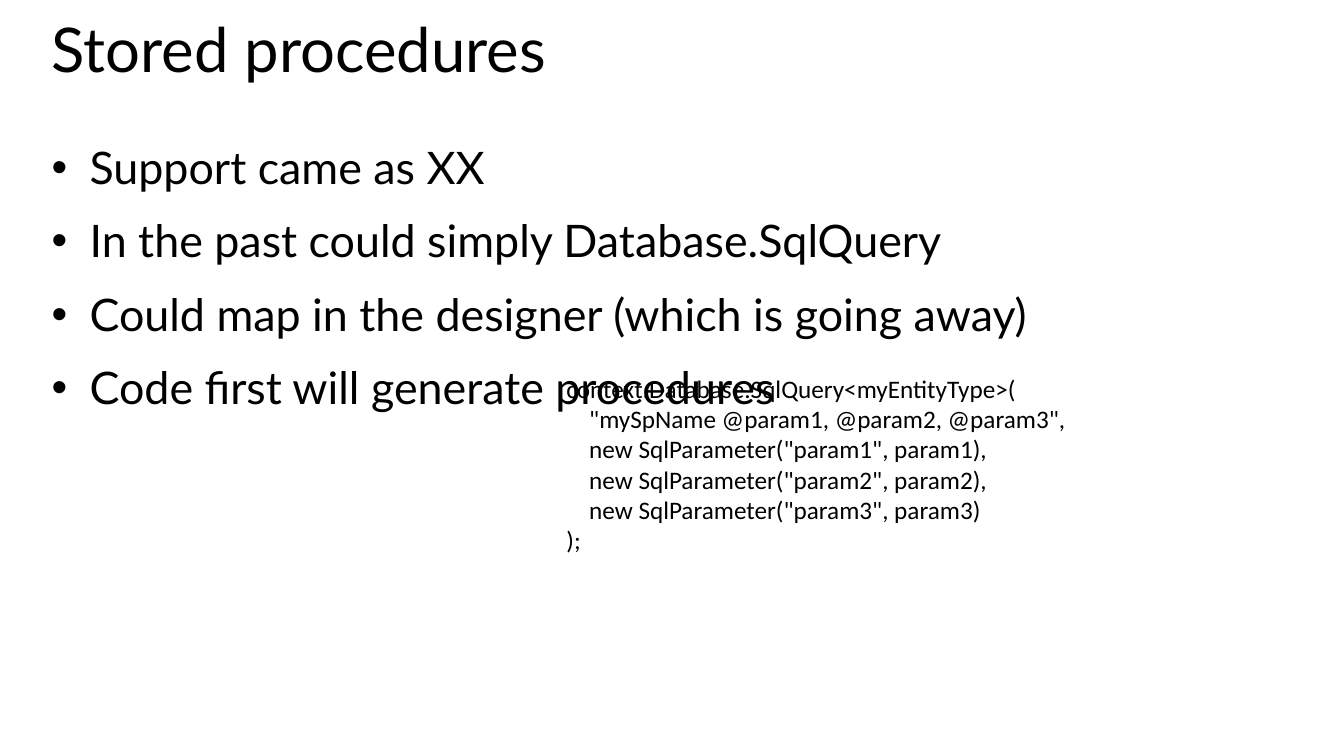
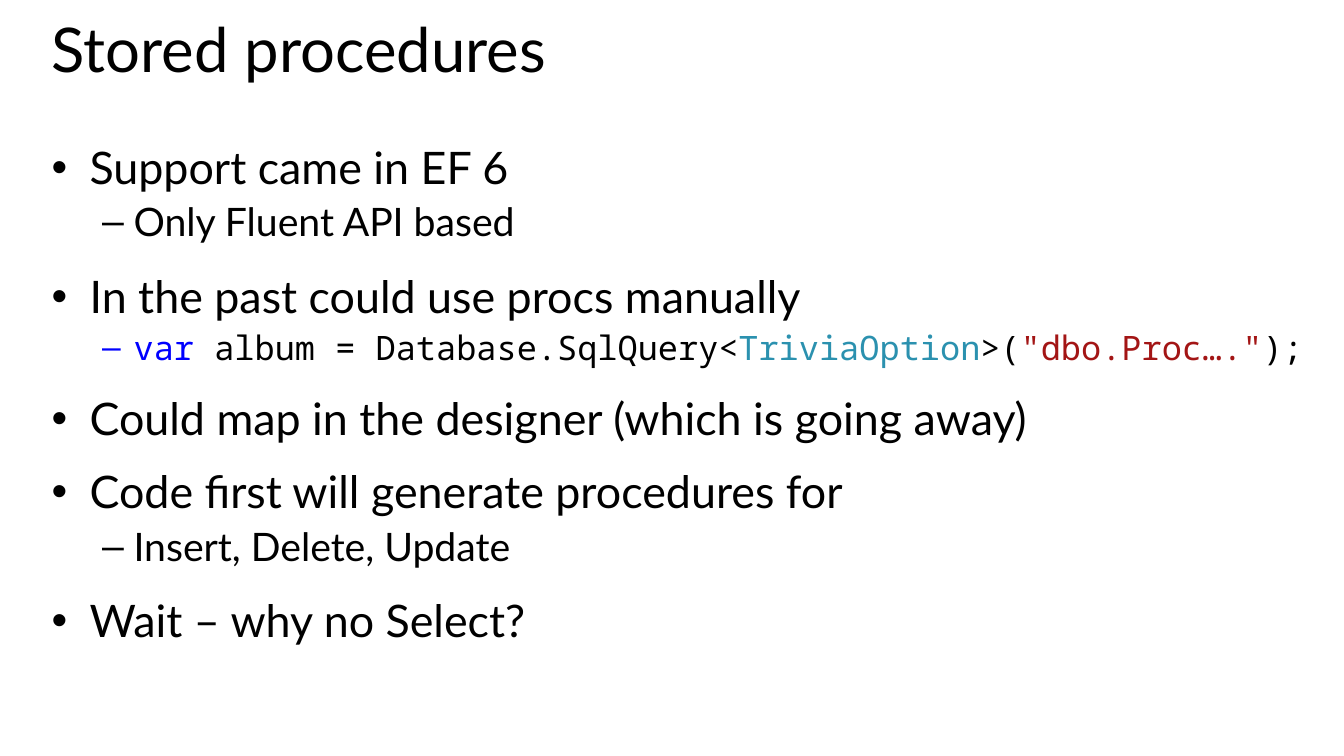
Before and after one commit to xuemiantao/EntityFramework, a slide deck: slide 5 of Slides/06 - Integrating Extra Features and Looking Forward.pptx. Drawn at 1344x756 pixels with LibreOffice and Linux fonts; fonts in the diff are those of the drawing. Boxes give left, top, right and bottom in pixels: in the first picture for what was removed or moved away, otherwise in the second. Text is boxed around its words. In the diff, an @@ line names an element or a change of style, - is before the commit and + after.

```diff
--- a/Slides/06 - Integrating Extra Features and Looking Forward.pptx
+++ b/Slides/06 - Integrating Extra Features and Looking Forward.pptx
@@ text at (x1=90, y1=151, x2=1303, y2=369): text changed; size 32 to 24 pt @@
-• Support came as XX
-• In the past could simply Database.SqlQuery
+• Support came in EF 6
+  – Only Fluent API based
+• In the past could use procs manually
+  – var album = Database.SqlQuery<TriviaOption>("dbo.Proc….");
@@ text removed at (x1=566, y1=377, x2=1065, y2=523) @@
-context.Database.SqlQuery<myEntityType>(
-"mySpName @param1, @param2, @param3",
-new SqlParameter("param1", param1),
-new SqlParameter("param2", param2),
-new SqlParameter("param3", param3)
-);
@@ text at (x1=90, y1=475, x2=843, y2=645): text changed @@
-• Code first will generate procedures
+• Code first will generate procedures for
+  – Insert, Delete, Update
+• Wait – why no Select?
```
Also in this commit, not shown: 1 other slide changed, 1 slide removed, 2 other files.
